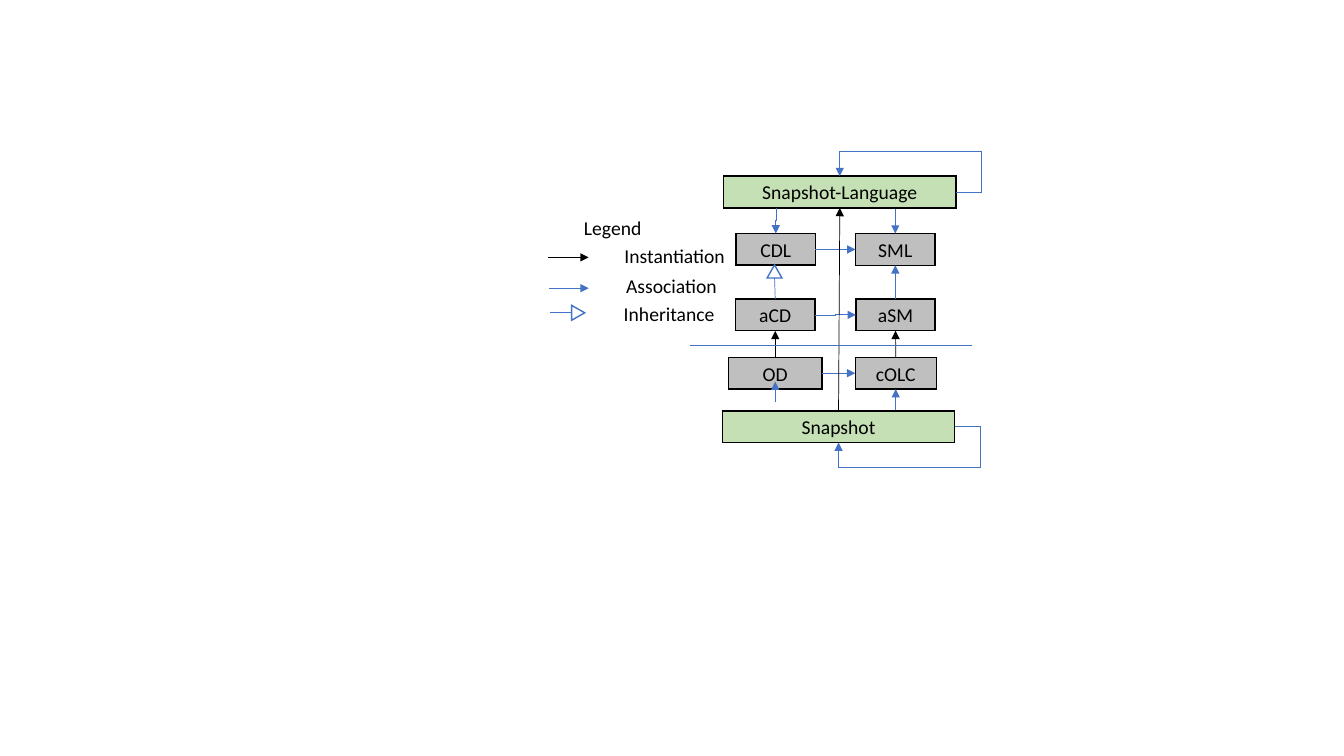
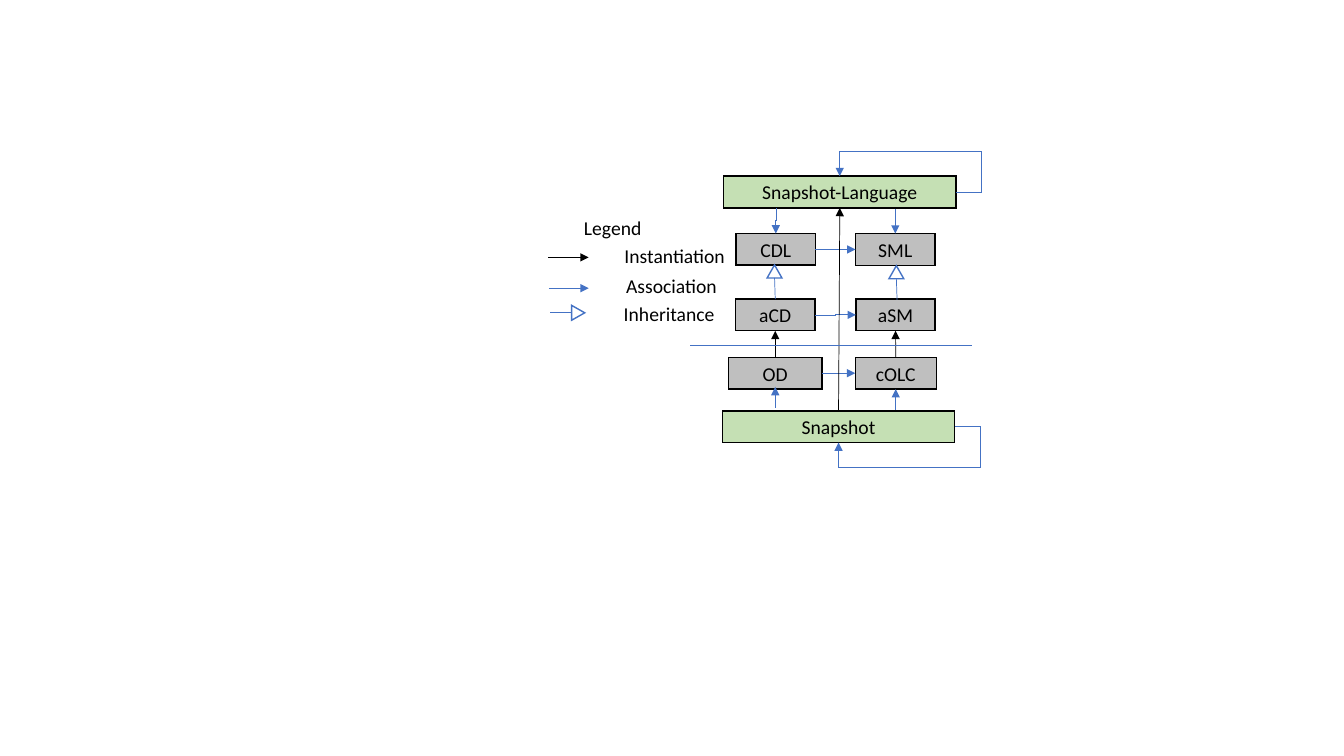
Before and after one commit to cdl-mint/at-journal, a slide deck: slide 10 of figures/2022_AT_Figures.pptx. Drawn at 1344x756 pixels with LibreOffice and Linux fonts; fonts in the diff are those of the drawing. Boxes give left, top, right and bottom in pixels: in the first picture for what was removed or moved away, otherwise in the second. Text is boxed around its words. In the diff, an @@ line names an element or a change of style, - is before the commit and + after.

```diff
--- a/figures/2022_AT_Figures.pptx
+++ b/figures/2022_AT_Figures.pptx
@@ triangle added at bbox=[889, 266, 904, 279], fill #FFFFFF, outline #4472C4 1 pt @@
@@ elbow arrow removed from (895, 299) to (895, 265) @@
@@ line added from (896, 279) to (897, 299), #4472C4 0.5 pt @@
@@ elbow arrow moved from (775, 402) - (775, 382) to (775, 408) - (775, 387) @@
```
Also in this commit, not shown: 4 other slides changed.
